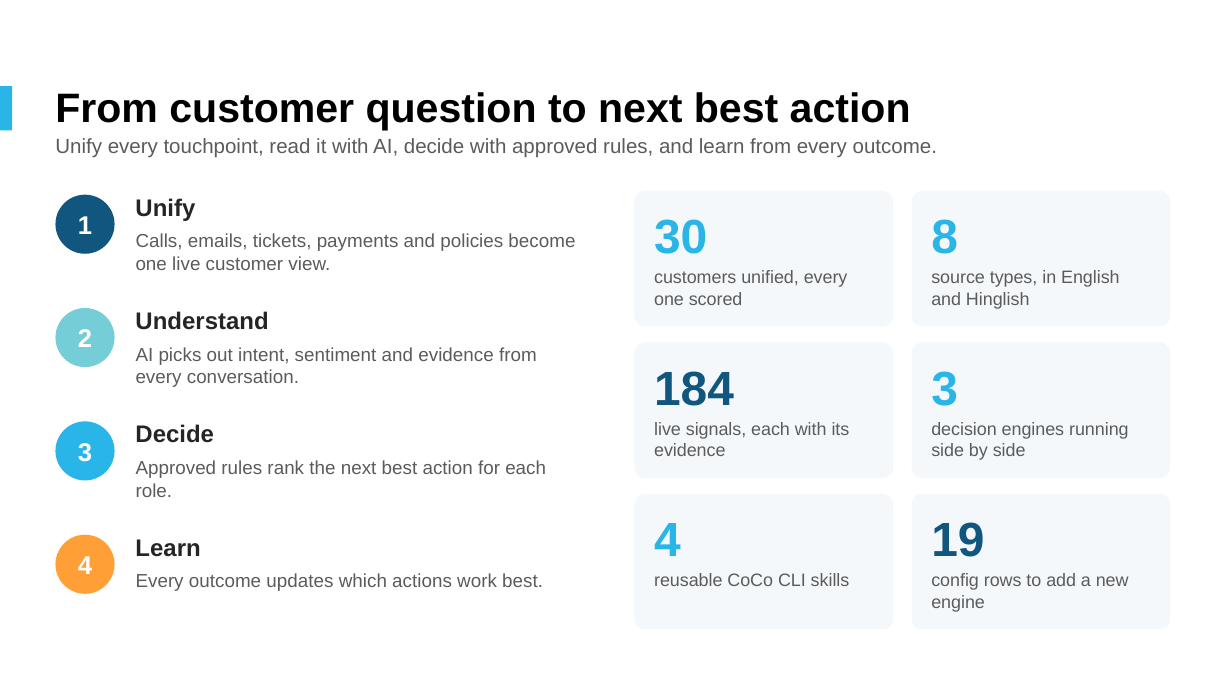
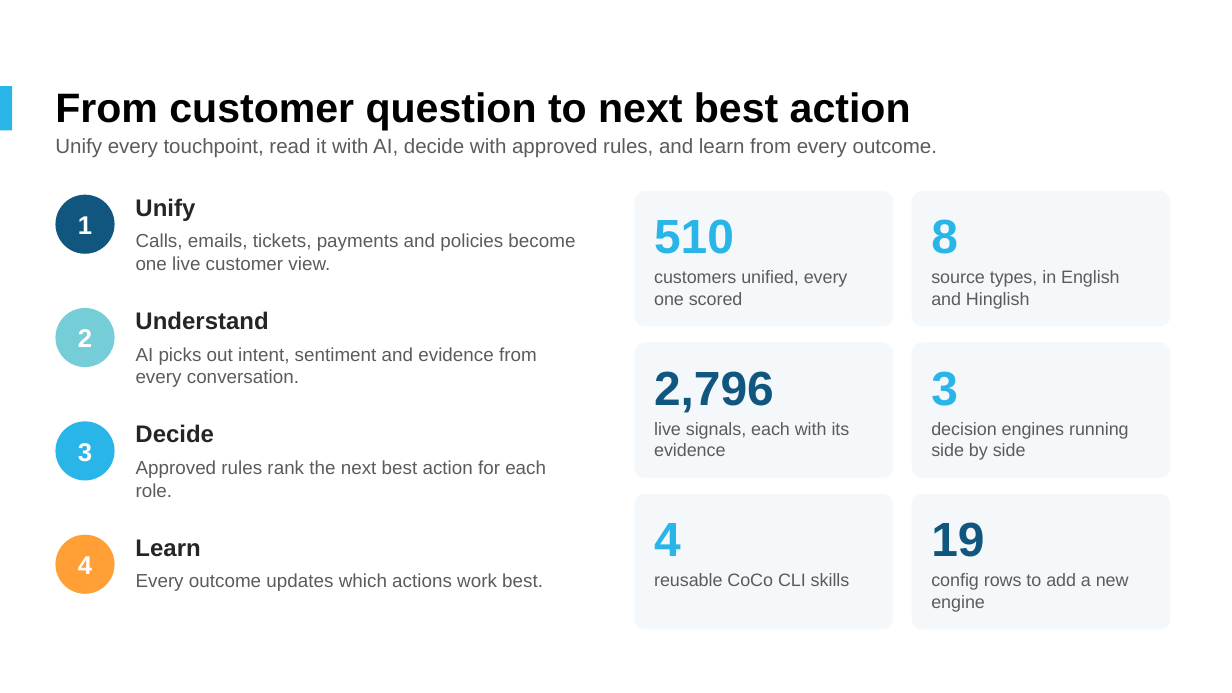
Before and after one commit to sairajsawant/snowflake-c360, a slide deck: slide 3 of deck/Customer360_Decisioning_Platform_Snowflake.pptx. Drawn at 1232x693 pixels with LibreOffice and Linux fonts; fonts in the diff are those of the drawing; background and template pictures are left out. Boxes give left, top, right and bottom in pixels: in the first picture for what was removed or moved away, otherwise in the second. Text is boxed around its words. In the diff, an @@ line names an element or a change of style, - is before the commit and + after.

```diff
--- a/deck/Customer360_Decisioning_Platform_Snowflake.pptx
+++ b/deck/Customer360_Decisioning_Platform_Snowflake.pptx
@@ text at box(654, 219, 734, 254): text changed @@
-30
+510
@@ text at box(654, 371, 774, 413): text changed @@
-184
+2,796
```
Also in this commit, not shown: 2 other slides changed, 15 other files.
